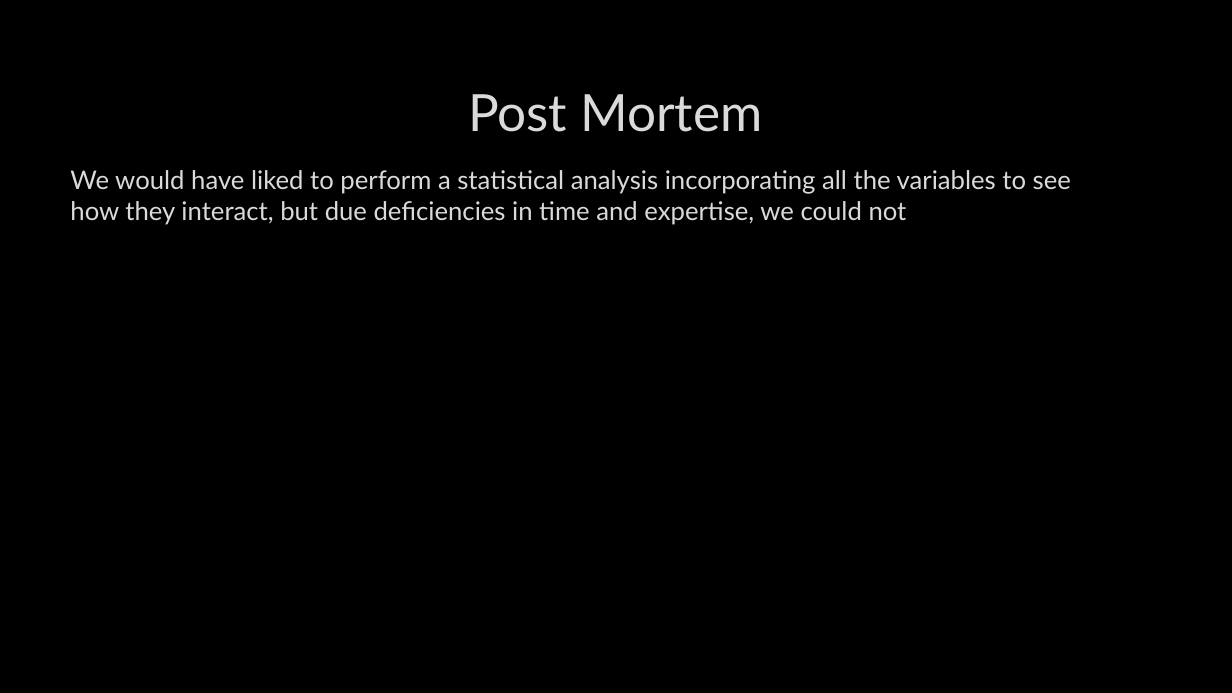
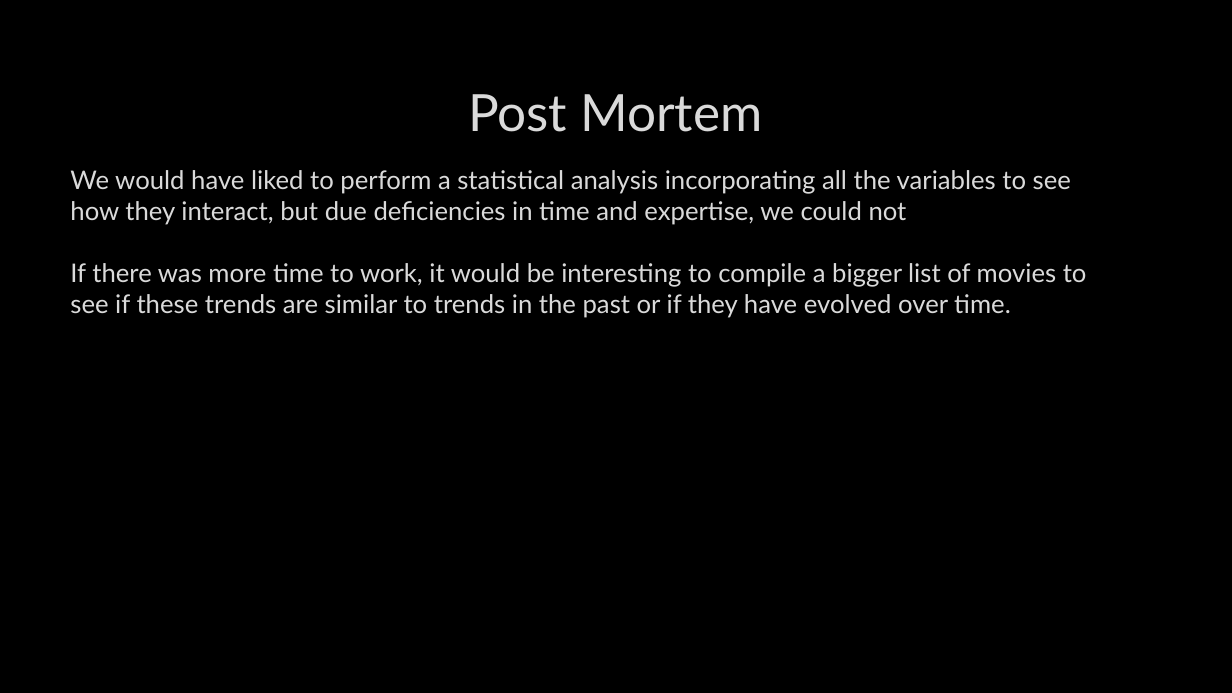
Before and after one commit to Mpalmese/ProjectRepo, a slide deck: slide 9 of Powerpoint/Presentation.pptx. Drawn at 1232x693 pixels with LibreOffice and Linux fonts; fonts in the diff are those of the drawing; background and template pictures are left out. Boxes give left, top, right and bottom in pixels: in the first picture for what was removed or moved away, otherwise in the second. Text is boxed around its words. In the diff, an @@ line names an element or a change of style, - is before the commit and + after.

```diff
--- a/Powerpoint/Presentation.pptx
+++ b/Powerpoint/Presentation.pptx
@@ text at [70,263,1087,318]: paragraph added @@
+If there was more time to work, it would be interesting to compile a bigger list of movies to see if these trends are similar to trends in the past or if they have evolved over time.
```
Also in this commit, not shown: 1 other slide changed.
